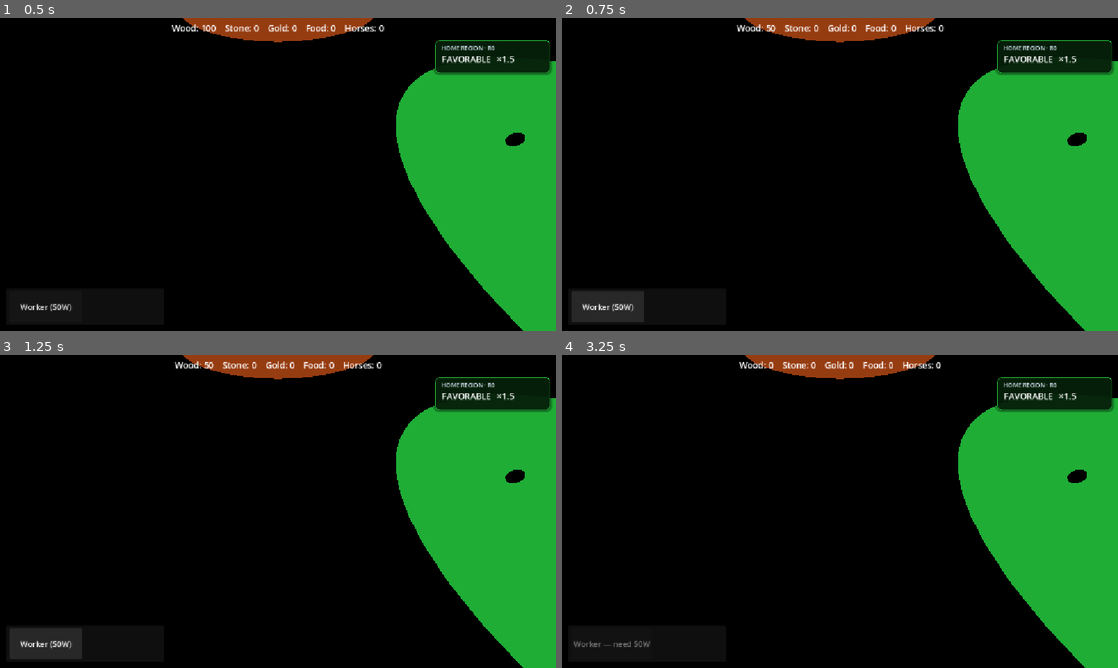
Above: before the commit, frames 1-4 (two rows, left to right).
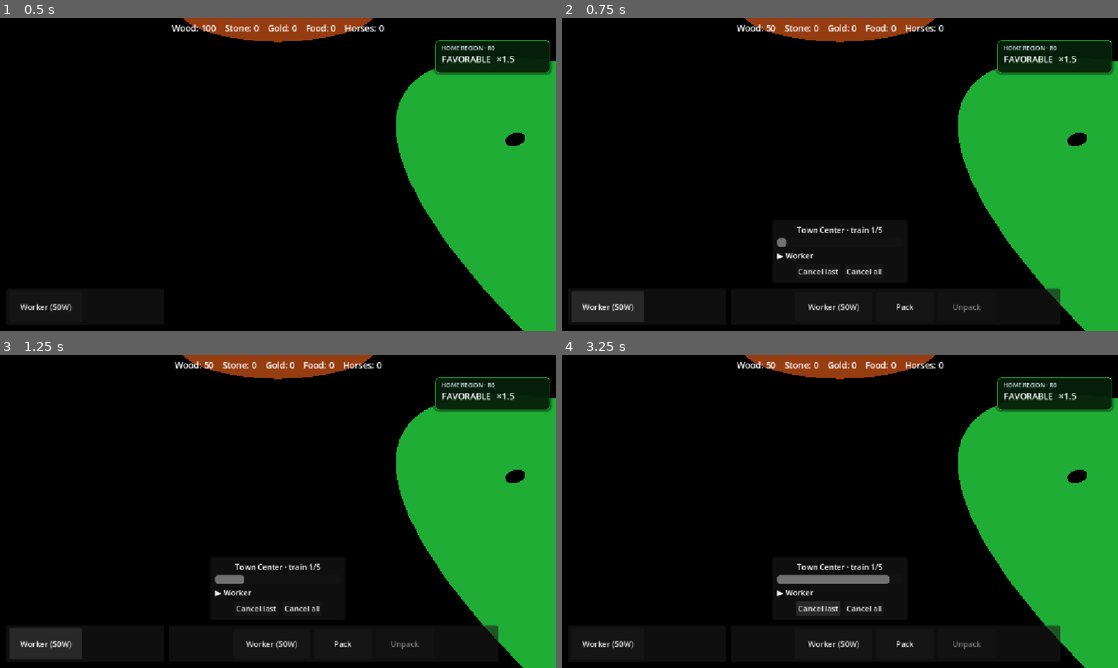
Above: after the commit, the same moments.

Repository: Ferrum-t/RTS-Game
Game: Godot game, scene res://Scenes/World/World.tscn
The game is run twice, just before and just after one commit, with the same random seed, the same clock (stepped at 60 frames per second) and the same inputs.
Inputs (mouse positions are in pixels of both pictures, inside the frame that each line leads up to):
- Up to frame 1 (0.5 s): no input
- Up to frame 2 (0.75 s): click "Worker (50W)" at 0.5 s
- Up to frame 3 (1.25 s): no input
- Up to frame 4 (3.25 s): click "Worker (50W)" at 1.25 s; click (906, 642) at 2 s, where only the run after the commit has a clickable "Pack"; click (817, 608) at 2.75 s, where only the run after the commit has a clickable "Cancel last"

Frame 1 is identical in both runs. In frame 2, 0.9% of the frame differs, in the area x 38-90%, y 66-94%; in frame 3, 1.0%; in frame 4, 2.4%, in the area x 2-90%, y 2-94%.

Commit message:
M19.3: Quick Select TC/Barracks replaces remote Worker/Soldier
Variant A — buttons call SelectionManager.select_building.
CommandBar + TrainingQueuePanel unchanged. No camera jump.

Diff:
--- a/Scripts/UI/QuickTrainPanel.gd
+++ b/Scripts/UI/QuickTrainPanel.gd
@@ -1,57 +1,137 @@
 extends PanelContainer
 
-## M19.2 — Remote train strip. Visible when player has TC and/or Barracks.
-## Child buttons: QuickWorker / QuickSoldier (TrainWorkerButton / TrainSoldierButton scripts).
+## M19.3 — Quick Select Building (Variant A).
+## Replaces remote Worker/Soldier with TC / Barracks select.
+## Routes into SelectionManager.select_building → existing CommandBar + Queue.
+## No camera jump, no train API / AI / economy changes.
 
 const PLAYER_TEAM := 0
 
-@onready var worker_btn: Button = $Margin/HBox/QuickWorker
-@onready var soldier_btn: Button = $Margin/HBox/QuickSoldier
+@onready var tc_btn: Button = $Margin/HBox/QuickWorker
+@onready var barracks_btn: Button = $Margin/HBox/QuickSoldier
 
 
 func _ready() -> void:
-	_refresh_visibility()
+	if tc_btn:
+		tc_btn.text = "TC"
+		tc_btn.tooltip_text = "Select Town Center"
+		if not tc_btn.pressed.is_connected(_on_tc_pressed):
+			tc_btn.pressed.connect(_on_tc_pressed)
+	if barracks_btn:
+		barracks_btn.text = "Barracks"
+		barracks_btn.tooltip_text = "Select Barracks"
+		if not barracks_btn.pressed.is_connected(_on_barracks_pressed):
+			barracks_btn.pressed.connect(_on_barracks_pressed)
+	_refresh()
 
 
 func _process(_delta: float) -> void:
-	_refresh_visibility()
+	_refresh()
 
 
-func _refresh_visibility() -> void:
-	var has_tc := _has_player_tc()
-	var has_barracks := _has_player_barracks()
+func _refresh() -> void:
+	var has_tc := _resolve_town_center() != null
+	var has_barracks := _resolve_barracks() != null
 	visible = has_tc or has_barracks
-	if worker_btn:
-		worker_btn.visible = has_tc
-	if soldier_btn:
-		soldier_btn.visible = has_barracks
+	if tc_btn:
+		tc_btn.visible = has_tc
+		tc_btn.disabled = not has_tc
+	if barracks_btn:
+		barracks_btn.visible = has_barracks
+		barracks_btn.disabled = not has_barracks
 
 
-func _has_player_tc() -> bool:
+func _on_tc_pressed() -> void:
+	var tc = _resolve_town_center()
+	if tc == null:
+		return
+	_select_building(tc)
+
+
+func _on_barracks_pressed() -> void:
+	var b = _resolve_barracks()
+	if b == null:
+		return
+	_select_building(b)
+
+
+func _select_building(building: Node) -> void:
+	var sm := _selection_manager()
+	if sm == null:
+		return
+	if sm.has_method("select_building"):
+		sm.select_building(building)
+	if OS.is_debug_build():
+		print("[QUICK] selected ", building.name)
+
+
+func _resolve_town_center():
+	var selected = _selected_of_type(true)
+	if selected != null:
+		return selected
 	var bm := get_node_or_null("/root/BuildingManager")
 	if bm == null:
-		return false
+		return null
 	for tc in bm.town_centers:
-		if tc == null or not is_instance_valid(tc):
-			continue
-		if int(tc.get("team_id")) != PLAYER_TEAM:
-			continue
-		if tc.get("is_destroyed") == true:
-			continue
-		return true
-	return false
+		if _is_valid_player_tc(tc):
+			return tc
+	return null
 
 
-func _has_player_barracks() -> bool:
+func _resolve_barracks():
+	var selected = _selected_of_type(false)
+	if selected != null:
+		return selected
 	var bm := get_node_or_null("/root/BuildingManager")
 	if bm == null:
+		return null
+	for b in bm.barracks_list:
+		if _is_valid_player_barracks(b):
+			return b
+	return null
+
+
+func _selected_of_type(want_tc: bool):
+	var sm := _selection_manager()
+	if sm == null or not sm.has_method("get_selected_mobile_buildings"):
+		return null
+	for b in sm.get_selected_mobile_buildings():
+		if want_tc and _is_valid_player_tc(b):
+			return b
+		if not want_tc and _is_valid_player_barracks(b):
+			return b
+	return null
+
+
+func _is_valid_player_tc(tc) -> bool:
+	if tc == null or not is_instance_valid(tc):
 		return false
-	for b in bm.barracks_list:
-		if b == null or not is_instance_valid(b):
-			continue
-		if int(b.get("team_id")) != PLAYER_TEAM:
-			continue
-		if b.get("is_destroyed") == true:
-			continue
-		return true
-	return false
+	if not (tc is TownCenter):
+		return false
+	if int(tc.get("team_id")) != PLAYER_TEAM:
+		return false
+	if tc.get("is_destroyed") == true:
+		return false
+	return true
+
+
+func _is_valid_player_barracks(b) -> bool:
+	if b == null or not is_instance_valid(b):
+		return false
+	if not (b is Barracks):
+		return false
+	if int(b.get("team_id")) != PLAYER_TEAM:
+		return false
+	if b.get("is_destroyed") == true:
+		return false
+	return true
+
+
+func _selection_manager() -> Node:
+	var sm := get_node_or_null("/root/SelectionManager")
+	if sm != null:
+		return sm
+	var nodes := get_tree().get_nodes_in_group("selection_manager")
+	if nodes.size() > 0:
+		return nodes[0]
+	return null
